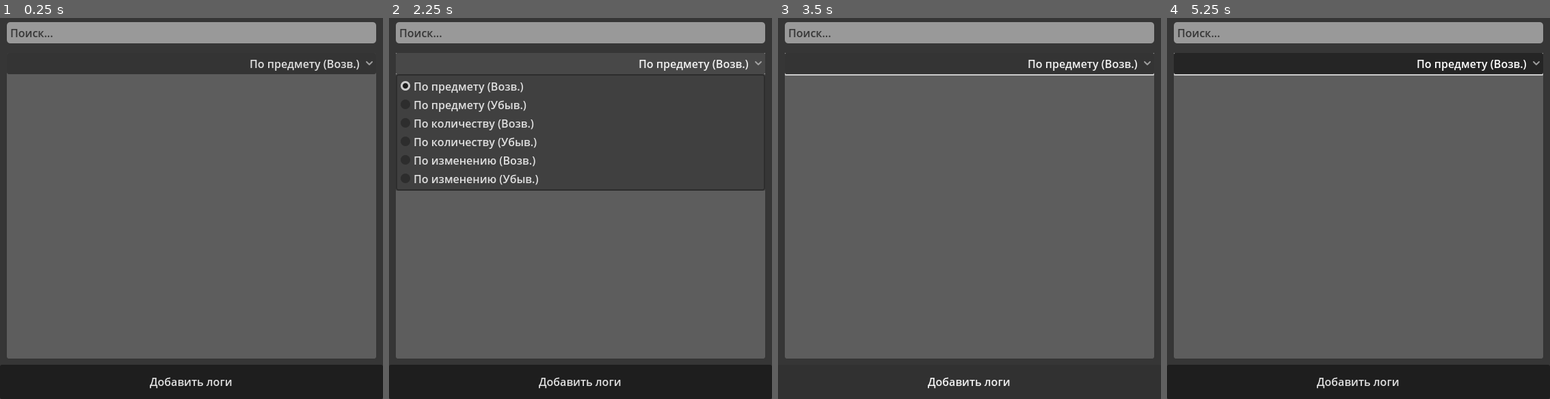
Above: before the commit, frames 1-4 (left to right).
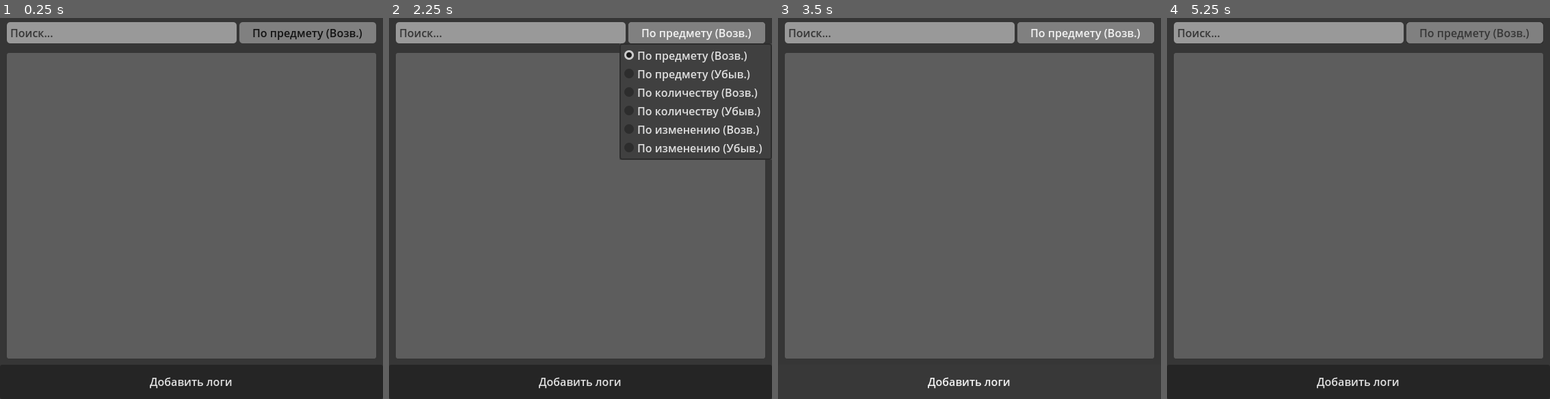
Above: after the commit, the same moments.

Repository: LFind/AlbionLogReader
Game: Godot game, scene res://scenes/Table.tscn
Same seed, same stepped clock (60 frames per second), same inputs: the game is played once before the commit and once after it. The engine's default icon, where the game draws it, is replaced by a stand-in: a white triangle on a blue panel in a dark square.
Inputs (mouse positions are in pixels of both pictures, inside the frame that each line leads up to):
- Up to frame 1 (0.25 s): no input
- Up to frame 2 (2.25 s): click "По предмету (Возв.)" at 0.5 s; click "Добавить логи" at 1.25 s; click "По предмету (Возв.)" at 2 s
- Up to frame 3 (3.5 s): click "Добавить логи" at 2.75 s
- Up to frame 4 (5.25 s): click "По предмету (Возв.)" at 3.5 s; click "Добавить логи" at 4.25 s; tap Enter at 5 s; drag from (1358, 216) to (1396, 120) at 5.02 s

The runs differ from the first frame. In frame 1, 7.3% of the frame differs, in the area x 1-99%, y 1-15%; in frame 2, 25%, in the area x 1-99%, y 1-46%; in frame 3, 7.6%; in frame 4, 7.7%.

Commit message:
Изменение визуала

Diff:
--- /dev/null
+++ b/Theme.tres
@@ -0,0 +1,67 @@
+[gd_resource type="Theme" load_steps=9 format=3 uid="uid://bm4dl3c55ph6g"]
+
+[sub_resource type="StyleBoxFlat" id="StyleBoxFlat_vfoa1"]
+content_margin_left = 5.0
+content_margin_right = 5.0
+corner_radius_top_left = 5
+corner_radius_top_right = 5
+corner_radius_bottom_right = 5
+corner_radius_bottom_left = 5
+
+[sub_resource type="ImageTexture" id="ImageTexture_ikbg1"]
+
+[sub_resource type="StyleBoxFlat" id="StyleBoxFlat_fkfjd"]
+content_margin_left = 5.0
+content_margin_right = 5.0
+bg_color = Color(0.5, 0.5, 0.5, 1)
+corner_radius_top_left = 5
+corner_radius_top_right = 5
+corner_radius_bottom_right = 5
+corner_radius_bottom_left = 5
+
+[sub_resource type="StyleBoxFlat" id="StyleBoxFlat_4c5jb"]
+content_margin_left = 5.0
+content_margin_right = 5.0
+corner_radius_top_left = 5
+corner_radius_top_right = 5
+corner_radius_bottom_right = 5
+corner_radius_bottom_left = 5
+
+[sub_resource type="StyleBoxFlat" id="StyleBoxFlat_eh28n"]
+content_margin_left = 5.0
+content_margin_right = 5.0
+bg_color = Color(0.5, 0.5, 0.5, 1)
+corner_radius_top_left = 5
+corner_radius_top_right = 5
+corner_radius_bottom_right = 5
+corner_radius_bottom_left = 5
+
+[sub_resource type="StyleBoxFlat" id="StyleBoxFlat_wy7ob"]
+bg_color = Color(0.211765, 0.211765, 0.211765, 1)
+
+[sub_resource type="StyleBoxFlat" id="StyleBoxFlat_b7reg"]
+bg_color = Color(0.972549, 0.286275, 0.686275, 1)
+
+[sub_resource type="StyleBoxFlat" id="StyleBoxFlat_l40fq"]
+bg_color = Color(0.364706, 0.364706, 0.364706, 1)
+corner_radius_top_left = 3
+corner_radius_top_right = 3
+corner_radius_bottom_right = 3
+corner_radius_bottom_left = 3
+
+[resource]
+LineEdit/colors/font_color = Color(0.0705882, 0.0705882, 0.0705882, 1)
+LineEdit/colors/font_placeholder_color = Color(0.211765, 0.211765, 0.211765, 1)
+LineEdit/styles/focus = SubResource("StyleBoxFlat_vfoa1")
+LineEdit/styles/normal = SubResource("StyleBoxFlat_vfoa1")
+OptionButton/colors/font_color = Color(0.0705882, 0.0705882, 0.0705882, 1)
+OptionButton/colors/font_pressed_color = Color(0.211765, 0.211765, 0.211765, 1)
+OptionButton/icons/arrow = SubResource("ImageTexture_ikbg1")
+OptionButton/styles/focus = SubResource("StyleBoxFlat_fkfjd")
+OptionButton/styles/hover = SubResource("StyleBoxFlat_4c5jb")
+OptionButton/styles/normal = SubResource("StyleBoxFlat_eh28n")
+Panel/styles/panel = SubResource("StyleBoxFlat_wy7ob")
+PanelBlack/base_type = &"Panel"
+PanelBlack/styles/panel = SubResource("StyleBoxFlat_b7reg")
+PanelGray/base_type = &"Panel"
+PanelGray/styles/panel = SubResource("StyleBoxFlat_l40fq")
--- a/project.godot
+++ b/project.godot
@@ -32,6 +32,10 @@
 
 enabled=PackedStringArray("res://addons/SmoothScroll/plugin.cfg", "res://addons/CursorShapePreviewer/plugin.cfg", "res://addons/Todo_Manager/plugin.cfg")
 
+[gui]
+
+theme/custom="res://Theme.tres"
+
 [input]
 
 reload={
--- a/scenes/Table.tscn
+++ b/scenes/Table.tscn
@@ -1,28 +1,11 @@
-[gd_scene load_steps=8 format=3 uid="uid://dmimt1gnb1qkp"]
+[gd_scene load_steps=6 format=3 uid="uid://cqrtmlj61e8iv"]
 
 [ext_resource type="Script" path="res://scenes/Table.gd" id="1_fnb8e"]
+[ext_resource type="Theme" uid="uid://bm4dl3c55ph6g" path="res://Theme.tres" id="1_nq4w7"]
 [ext_resource type="Script" path="res://addons/SmoothScroll/SmoothScrollContainer.gd" id="2_v8b5g"]
 [ext_resource type="PackedScene" uid="uid://c2v8yme3btu6f" path="res://scenes/elements/table_item.tscn" id="3_r1qcw"]
 [ext_resource type="Script" path="res://scenes/WindowItemInfo.gd" id="4_e74w6"]
 
-[sub_resource type="StyleBoxFlat" id="StyleBoxFlat_wy7ob"]
-bg_color = Color(0.212305, 0.212305, 0.212305, 1)
-
-[sub_resource type="StyleBoxFlat" id="StyleBoxFlat_vfoa1"]
-content_margin_left = 5.0
-content_margin_right = 5.0
-corner_radius_top_left = 5
-corner_radius_top_right = 5
-corner_radius_bottom_right = 5
-corner_radius_bottom_left = 5
-
-[sub_resource type="StyleBoxFlat" id="StyleBoxFlat_l40fq"]
-bg_color = Color(0.364706, 0.364706, 0.364706, 1)
-corner_radius_top_left = 3
-corner_radius_top_right = 3
-corner_radius_bottom_right = 3
-corner_radius_bottom_left = 3
-
 [node name="Control" type="Control"]
 layout_mode = 3
 anchors_preset = 15
@@ -30,6 +13,7 @@
 anchor_bottom = 1.0
 grow_horizontal = 2
 grow_vertical = 2
+theme = ExtResource("1_nq4w7")
 script = ExtResource("1_fnb8e")
 
 [node name="PanelTable" type="Panel" parent="."]
@@ -42,7 +26,6 @@
 grow_vertical = 2
 size_flags_horizontal = 3
 mouse_filter = 1
-theme_override_styles/panel = SubResource("StyleBoxFlat_wy7ob")
 metadata/_edit_vertical_guides_ = [325.0]
 
 [node name="VBoxContainer" type="VBoxContainer" parent="PanelTable"]
@@ -54,27 +37,41 @@
 grow_vertical = 2
 mouse_filter = 2
 
-[node name="MarginContainerSearch" type="MarginContainer" parent="PanelTable/VBoxContainer"]
+[node name="SearchContainer" type="MarginContainer" parent="PanelTable/VBoxContainer"]
 layout_mode = 2
 mouse_filter = 2
 theme_override_constants/margin_left = 10
 theme_override_constants/margin_top = 10
 theme_override_constants/margin_right = 10
 
-[node name="SearchField" type="LineEdit" parent="PanelTable/VBoxContainer/MarginContainerSearch"]
-unique_name_in_owner = true
-layout_mode = 2
-theme_override_colors/font_color = Color(0.0705882, 0.0705882, 0.0705882, 1)
-theme_override_colors/font_placeholder_color = Color(0.212305, 0.212305, 0.212305, 1)
-theme_override_styles/normal = SubResource("StyleBoxFlat_vfoa1")
-theme_override_styles/focus = SubResource("StyleBoxFlat_vfoa1")
+[node name="HBoxContainer" type="HBoxContainer" parent="PanelTable/VBoxContainer/SearchContainer"]
+layout_mode = 2
+
+[node name="SearchField" type="LineEdit" parent="PanelTable/VBoxContainer/SearchContainer/HBoxContainer"]
+unique_name_in_owner = true
+layout_mode = 2
+size_flags_horizontal = 3
 text = "фывфывфыв"
 placeholder_text = "Поиск..."
 select_all_on_focus = true
 caret_blink = true
 caret_blink_interval = 0.5
 
-[node name="MarginContainer" type="MarginContainer" parent="PanelTable/VBoxContainer"]
+[node name="SortOption" type="OptionButton" parent="PanelTable/VBoxContainer/SearchContainer/HBoxContainer"]
+unique_name_in_owner = true
+custom_minimum_size = Vector2(200, 25)
+layout_mode = 2
+focus_mode = 1
+toggle_mode = false
+alignment = 1
+text_overrun_behavior = 3
+icon_alignment = 2
+item_count = 1
+selected = 0
+popup/item_0/text = "Тип сортировки"
+popup/item_0/id = 1
+
+[node name="TableContainer" type="MarginContainer" parent="PanelTable/VBoxContainer"]
 layout_mode = 2
 size_flags_vertical = 3
 mouse_filter = 2
@@ -83,42 +80,29 @@
 theme_override_constants/margin_right = 10
 theme_override_constants/margin_bottom = 5
 
-[node name="Panel" type="Panel" parent="PanelTable/VBoxContainer/MarginContainer"]
+[node name="Panel" type="Panel" parent="PanelTable/VBoxContainer/TableContainer"]
 clip_contents = true
 layout_mode = 2
 mouse_filter = 2
-theme_override_styles/panel = SubResource("StyleBoxFlat_l40fq")
-
-[node name="VBoxContainer" type="VBoxContainer" parent="PanelTable/VBoxContainer/MarginContainer/Panel"]
-layout_mode = 1
-anchors_preset = 15
-anchor_right = 1.0
-anchor_bottom = 1.0
-grow_horizontal = 2
-grow_vertical = 2
-mouse_filter = 2
-theme_override_constants/separation = 2
-
-[node name="SortOption" type="OptionButton" parent="PanelTable/VBoxContainer/MarginContainer/Panel/VBoxContainer"]
-unique_name_in_owner = true
-custom_minimum_size = Vector2(176, 0)
-layout_mode = 2
-toggle_mode = false
-alignment = 2
-icon_alignment = 2
-item_count = 1
-selected = 0
-popup/item_0/text = ""
-popup/item_0/id = 1
-
-[node name="SmoothScrollContainer2" type="ScrollContainer" parent="PanelTable/VBoxContainer/MarginContainer/Panel/VBoxContainer"]
-clip_contents = false
+theme_type_variation = &"PanelGray"
+
+[node name="VBoxContainer" type="VBoxContainer" parent="PanelTable/VBoxContainer/TableContainer/Panel"]
+layout_mode = 1
+anchors_preset = 15
+anchor_right = 1.0
+anchor_bottom = 1.0
+grow_horizontal = 2
+grow_vertical = 2
+mouse_filter = 2
+theme_override_constants/separation = 0
+
+[node name="SmoothScrollContainer2" type="ScrollContainer" parent="PanelTable/VBoxContainer/TableContainer/Panel/VBoxContainer"]
 layout_mode = 2
 size_flags_vertical = 3
 follow_focus = true
 script = ExtResource("2_v8b5g")
 
-[node name="MarginContainer" type="MarginContainer" parent="PanelTable/VBoxContainer/MarginContainer/Panel/VBoxContainer/SmoothScrollContainer2"]
+[node name="MarginContainer" type="MarginContainer" parent="PanelTable/VBoxContainer/TableContainer/Panel/VBoxContainer/SmoothScrollContainer2"]
 layout_mode = 2
 size_flags_horizontal = 3
 theme_override_constants/margin_left = 5
@@ -126,96 +110,96 @@
 theme_override_constants/margin_right = 5
 theme_override_constants/margin_bottom = 5
 
-[node name="ItemsContainer" type="VBoxContainer" parent="PanelTable/VBoxContainer/MarginContainer/Panel/VBoxContainer/SmoothScrollContainer2/MarginContainer"]
+[node name="ItemsContainer" type="VBoxContainer" parent="PanelTable/VBoxContainer/TableContainer/Panel/VBoxContainer/SmoothScrollContainer2/MarginContainer"]
 unique_name_in_owner = true
 layout_mode = 2
 metadata/_edit_group_ = true
 
-[node name="TableItem" parent="PanelTable/VBoxContainer/MarginContainer/Panel/VBoxContainer/SmoothScrollContainer2/MarginContainer/ItemsContainer" instance=ExtResource("3_r1qcw")]
-layout_mode = 2
-metadata/_edit_vertical_guides_ = [298.0]
-
-[node name="TableItem2" parent="PanelTable/VBoxContainer/MarginContainer/Panel/VBoxContainer/SmoothScrollContainer2/MarginContainer/ItemsContainer" instance=ExtResource("3_r1qcw")]
-layout_mode = 2
-metadata/_edit_vertical_guides_ = [298.0]
-
-[node name="TableItem3" parent="PanelTable/VBoxContainer/MarginContainer/Panel/VBoxContainer/SmoothScrollContainer2/MarginContainer/ItemsContainer" instance=ExtResource("3_r1qcw")]
-layout_mode = 2
-metadata/_edit_vertical_guides_ = [298.0]
-
-[node name="TableItem4" parent="PanelTable/VBoxContainer/MarginContainer/Panel/VBoxContainer/SmoothScrollContainer2/MarginContainer/ItemsContainer" instance=ExtResource("3_r1qcw")]
-layout_mode = 2
-metadata/_edit_vertical_guides_ = [298.0]
-
-[node name="TableItem5" parent="PanelTable/VBoxContainer/MarginContainer/Panel/VBoxContainer/SmoothScrollContainer2/MarginContainer/ItemsContainer" instance=ExtResource("3_r1qcw")]
-layout_mode = 2
-metadata/_edit_vertical_guides_ = [298.0]
-
-[node name="TableItem6" parent="PanelTable/VBoxContainer/MarginContainer/Panel/VBoxContainer/SmoothScrollContainer2/MarginContainer/ItemsContainer" instance=ExtResource("3_r1qcw")]
-layout_mode = 2
-metadata/_edit_vertical_guides_ = [298.0]
-
-[node name="TableItem7" parent="PanelTable/VBoxContainer/MarginContainer/Panel/VBoxContainer/SmoothScrollContainer2/MarginContainer/ItemsContainer" instance=ExtResource("3_r1qcw")]
-layout_mode = 2
-metadata/_edit_vertical_guides_ = [298.0]
-
-[node name="TableItem8" parent="PanelTable/VBoxContainer/MarginContainer/Panel/VBoxContainer/SmoothScrollContainer2/MarginContainer/ItemsContainer" instance=ExtResource("3_r1qcw")]
-layout_mode = 2
-metadata/_edit_vertical_guides_ = [298.0]
-
-[node name="TableItem9" parent="PanelTable/VBoxContainer/MarginContainer/Panel/VBoxContainer/SmoothScrollContainer2/MarginContainer/ItemsContainer" instance=ExtResource("3_r1qcw")]
-layout_mode = 2
-metadata/_edit_vertical_guides_ = [298.0]
-
-[node name="TableItem10" parent="PanelTable/VBoxContainer/MarginContainer/Panel/VBoxContainer/SmoothScrollContainer2/MarginContainer/ItemsContainer" instance=ExtResource("3_r1qcw")]
-layout_mode = 2
-metadata/_edit_vertical_guides_ = [298.0]
-
-[node name="TableItem11" parent="PanelTable/VBoxContainer/MarginContainer/Panel/VBoxContainer/SmoothScrollContainer2/MarginContainer/ItemsContainer" instance=ExtResource("3_r1qcw")]
-layout_mode = 2
-metadata/_edit_vertical_guides_ = [298.0]
-
-[node name="TableItem12" parent="PanelTable/VBoxContainer/MarginContainer/Panel/VBoxContainer/SmoothScrollContainer2/MarginContainer/ItemsContainer" instance=ExtResource("3_r1qcw")]
-layout_mode = 2
-metadata/_edit_vertical_guides_ = [298.0]
-
-[node name="TableItem13" parent="PanelTable/VBoxContainer/MarginContainer/Panel/VBoxContainer/SmoothScrollContainer2/MarginContainer/ItemsContainer" instance=ExtResource("3_r1qcw")]
-layout_mode = 2
-metadata/_edit_vertical_guides_ = [298.0]
-
-[node name="TableItem14" parent="PanelTable/VBoxContainer/MarginContainer/Panel/VBoxContainer/SmoothScrollContainer2/MarginContainer/ItemsContainer" instance=ExtResource("3_r1qcw")]
-layout_mode = 2
-metadata/_edit_vertical_guides_ = [298.0]
-
-[node name="TableItem15" parent="PanelTable/VBoxContainer/MarginContainer/Panel/VBoxContainer/SmoothScrollContainer2/MarginContainer/ItemsContainer" instance=ExtResource("3_r1qcw")]
-layout_mode = 2
-metadata/_edit_vertical_guides_ = [298.0]
-
-[node name="TableItem16" parent="PanelTable/VBoxContainer/MarginContainer/Panel/VBoxContainer/SmoothScrollContainer2/MarginContainer/ItemsContainer" instance=ExtResource("3_r1qcw")]
-layout_mode = 2
-metadata/_edit_vertical_guides_ = [298.0]
-
-[node name="TableItem17" parent="PanelTable/VBoxContainer/MarginContainer/Panel/VBoxContainer/SmoothScrollContainer2/MarginContainer/ItemsContainer" instance=ExtResource("3_r1qcw")]
-layout_mode = 2
-metadata/_edit_vertical_guides_ = [298.0]
-
-[node name="TableItem18" parent="PanelTable/VBoxContainer/MarginContainer/Panel/VBoxContainer/SmoothScrollContainer2/MarginContainer/ItemsContainer" instance=ExtResource("3_r1qcw")]
-layout_mode = 2
-metadata/_edit_vertical_guides_ = [298.0]
-
-[node name="TableItem19" parent="PanelTable/VBoxContainer/MarginContainer/Panel/VBoxContainer/SmoothScrollContainer2/MarginContainer/ItemsContainer" instance=ExtResource("3_r1qcw")]
-layout_mode = 2
-metadata/_edit_vertical_guides_ = [298.0]
-
-[node name="TableItem20" parent="PanelTable/VBoxContainer/MarginContainer/Panel/VBoxContainer/SmoothScrollContainer2/MarginContainer/ItemsContainer" instance=ExtResource("3_r1qcw")]
-layout_mode = 2
-metadata/_edit_vertical_guides_ = [298.0]
-
-[node name="TableItem21" parent="PanelTable/VBoxContainer/MarginContainer/Panel/VBoxContainer/SmoothScrollContainer2/MarginContainer/ItemsContainer" instance=ExtResource("3_r1qcw")]
-layout_mode = 2
-metadata/_edit_vertical_guides_ = [298.0]
-
-[node name="TableItem22" parent="PanelTable/VBoxContainer/MarginContainer/Panel/VBoxContainer/SmoothScrollContainer2/MarginContainer/ItemsContainer" instance=ExtResource("3_r1qcw")]
+[node name="TableItem" parent="PanelTable/VBoxContainer/TableContainer/Panel/VBoxContainer/SmoothScrollContainer2/MarginContainer/ItemsContainer" instance=ExtResource("3_r1qcw")]
+layout_mode = 2
+metadata/_edit_vertical_guides_ = [298.0]
+
+[node name="TableItem2" parent="PanelTable/VBoxContainer/TableContainer/Panel/VBoxContainer/SmoothScrollContainer2/MarginContainer/ItemsContainer" instance=ExtResource("3_r1qcw")]
+layout_mode = 2
+metadata/_edit_vertical_guides_ = [298.0]
+
+[node name="TableItem3" parent="PanelTable/VBoxContainer/TableContainer/Panel/VBoxContainer/SmoothScrollContainer2/MarginContainer/ItemsContainer" instance=ExtResource("3_r1qcw")]
+layout_mode = 2
+metadata/_edit_vertical_guides_ = [298.0]
+
+[node name="TableItem4" parent="PanelTable/VBoxContainer/TableContainer/Panel/VBoxContainer/SmoothScrollContainer2/MarginContainer/ItemsContainer" instance=ExtResource("3_r1qcw")]
+layout_mode = 2
+metadata/_edit_vertical_guides_ = [298.0]
+
+[node name="TableItem5" parent="PanelTable/VBoxContainer/TableContainer/Panel/VBoxContainer/SmoothScrollContainer2/MarginContainer/ItemsContainer" instance=ExtResource("3_r1qcw")]
+layout_mode = 2
+metadata/_edit_vertical_guides_ = [298.0]
+
+[node name="TableItem6" parent="PanelTable/VBoxContainer/TableContainer/Panel/VBoxContainer/SmoothScrollContainer2/MarginContainer/ItemsContainer" instance=ExtResource("3_r1qcw")]
+layout_mode = 2
+metadata/_edit_vertical_guides_ = [298.0]
+
+[node name="TableItem7" parent="PanelTable/VBoxContainer/TableContainer/Panel/VBoxContainer/SmoothScrollContainer2/MarginContainer/ItemsContainer" instance=ExtResource("3_r1qcw")]
+layout_mode = 2
+metadata/_edit_vertical_guides_ = [298.0]
+
+[node name="TableItem8" parent="PanelTable/VBoxContainer/TableContainer/Panel/VBoxContainer/SmoothScrollContainer2/MarginContainer/ItemsContainer" instance=ExtResource("3_r1qcw")]
+layout_mode = 2
+metadata/_edit_vertical_guides_ = [298.0]
+
+[node name="TableItem9" parent="PanelTable/VBoxContainer/TableContainer/Panel/VBoxContainer/SmoothScrollContainer2/MarginContainer/ItemsContainer" instance=ExtResource("3_r1qcw")]
+layout_mode = 2
+metadata/_edit_vertical_guides_ = [298.0]
+
+[node name="TableItem10" parent="PanelTable/VBoxContainer/TableContainer/Panel/VBoxContainer/SmoothScrollContainer2/MarginContainer/ItemsContainer" instance=ExtResource("3_r1qcw")]
+layout_mode = 2
+metadata/_edit_vertical_guides_ = [298.0]
+
+[node name="TableItem11" parent="PanelTable/VBoxContainer/TableContainer/Panel/VBoxContainer/SmoothScrollContainer2/MarginContainer/ItemsContainer" instance=ExtResource("3_r1qcw")]
+layout_mode = 2
+metadata/_edit_vertical_guides_ = [298.0]
+
+[node name="TableItem12" parent="PanelTable/VBoxContainer/TableContainer/Panel/VBoxContainer/SmoothScrollContainer2/MarginContainer/ItemsContainer" instance=ExtResource("3_r1qcw")]
+layout_mode = 2
+metadata/_edit_vertical_guides_ = [298.0]
+
+[node name="TableItem13" parent="PanelTable/VBoxContainer/TableContainer/Panel/VBoxContainer/SmoothScrollContainer2/MarginContainer/ItemsContainer" instance=ExtResource("3_r1qcw")]
+layout_mode = 2
+metadata/_edit_vertical_guides_ = [298.0]
+
+[node name="TableItem14" parent="PanelTable/VBoxContainer/TableContainer/Panel/VBoxContainer/SmoothScrollContainer2/MarginContainer/ItemsContainer" instance=ExtResource("3_r1qcw")]
+layout_mode = 2
+metadata/_edit_vertical_guides_ = [298.0]
+
+[node name="TableItem15" parent="PanelTable/VBoxContainer/TableContainer/Panel/VBoxContainer/SmoothScrollContainer2/MarginContainer/ItemsContainer" instance=ExtResource("3_r1qcw")]
+layout_mode = 2
+metadata/_edit_vertical_guides_ = [298.0]
+
+[node name="TableItem16" parent="PanelTable/VBoxContainer/TableContainer/Panel/VBoxContainer/SmoothScrollContainer2/MarginContainer/ItemsContainer" instance=ExtResource("3_r1qcw")]
+layout_mode = 2
+metadata/_edit_vertical_guides_ = [298.0]
+
+[node name="TableItem17" parent="PanelTable/VBoxContainer/TableContainer/Panel/VBoxContainer/SmoothScrollContainer2/MarginContainer/ItemsContainer" instance=ExtResource("3_r1qcw")]
+layout_mode = 2
+metadata/_edit_vertical_guides_ = [298.0]
+
+[node name="TableItem18" parent="PanelTable/VBoxContainer/TableContainer/Panel/VBoxContainer/SmoothScrollContainer2/MarginContainer/ItemsContainer" instance=ExtResource("3_r1qcw")]
+layout_mode = 2
+metadata/_edit_vertical_guides_ = [298.0]
+
+[node name="TableItem19" parent="PanelTable/VBoxContainer/TableContainer/Panel/VBoxContainer/SmoothScrollContainer2/MarginContainer/ItemsContainer" instance=ExtResource("3_r1qcw")]
+layout_mode = 2
+metadata/_edit_vertical_guides_ = [298.0]
+
+[node name="TableItem20" parent="PanelTable/VBoxContainer/TableContainer/Panel/VBoxContainer/SmoothScrollContainer2/MarginContainer/ItemsContainer" instance=ExtResource("3_r1qcw")]
+layout_mode = 2
+metadata/_edit_vertical_guides_ = [298.0]
+
+[node name="TableItem21" parent="PanelTable/VBoxContainer/TableContainer/Panel/VBoxContainer/SmoothScrollContainer2/MarginContainer/ItemsContainer" instance=ExtResource("3_r1qcw")]
+layout_mode = 2
+metadata/_edit_vertical_guides_ = [298.0]
+
+[node name="TableItem22" parent="PanelTable/VBoxContainer/TableContainer/Panel/VBoxContainer/SmoothScrollContainer2/MarginContainer/ItemsContainer" instance=ExtResource("3_r1qcw")]
 layout_mode = 2
 metadata/_edit_vertical_guides_ = [298.0]
 
Not shown: 7 places in scenes/ItemInfoPane.tscn that only renumber resources
